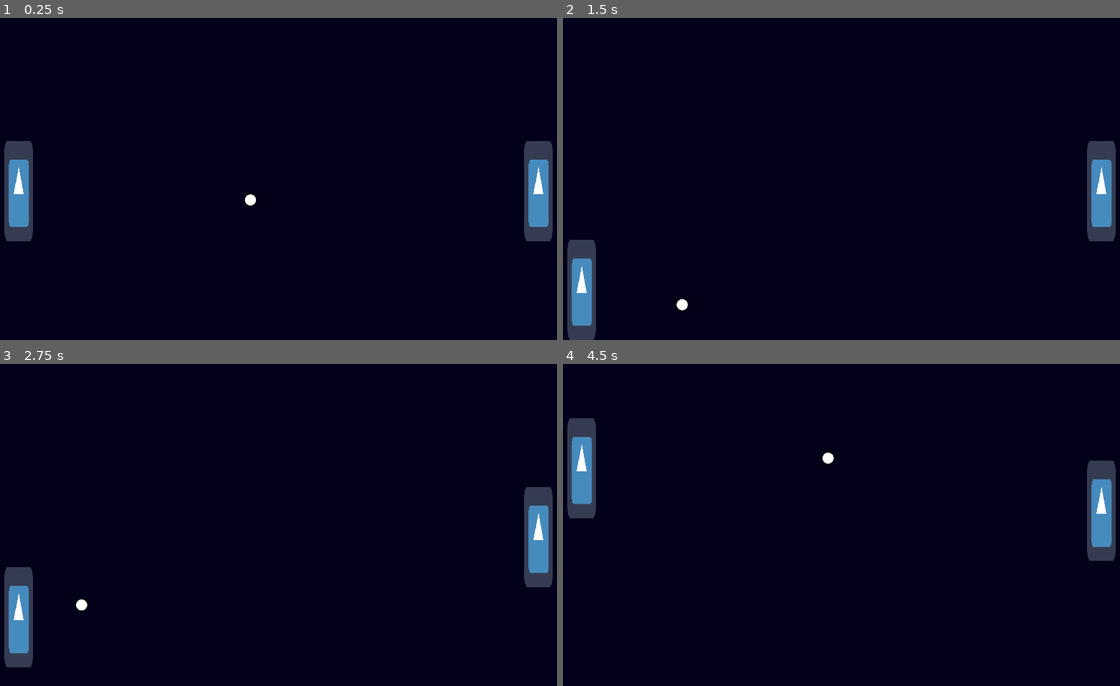
Above: before the commit, frames 1-4 (two rows, left to right).
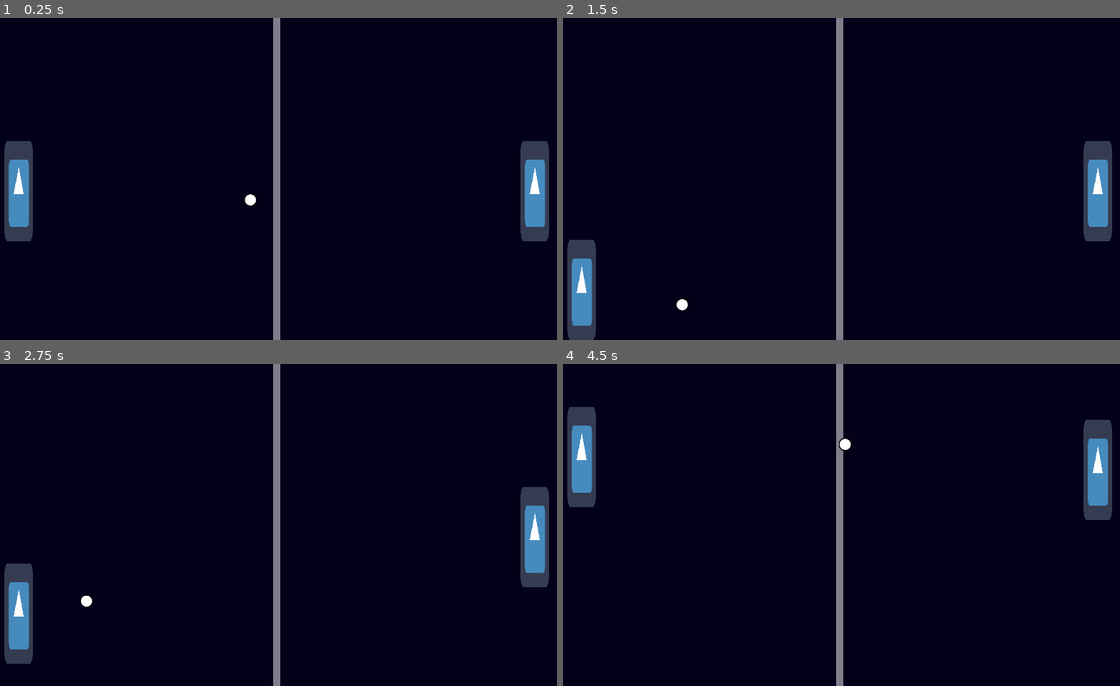
Above: after the commit, the same moments.

Repository: antronomo/GodoPong
Game: Godot game, scene res://Arena/Arena.tscn
Same seed, same stepped clock (60 frames per second), same inputs: the game is played once before the commit and once after it. The project has no main scene, so this scene is started directly. The engine's default icon, where the game draws it, is replaced by a stand-in: a white triangle on a blue panel in a dark square.
Inputs:
- Up to frame 1 (0.25 s): no input
- Up to frame 2 (1.5 s): no input
- Up to frame 3 (2.75 s): no input
- Up to frame 4 (4.5 s): no input

The runs differ from the first frame. In frame 1, 2.1% of the frame differs, in the area x 49-100%, y 0-100%; in frame 2, 2.1%; in frame 3, 2.4%; in frame 4, 4.2%, in the area x 0-100%, y 0-100%.

Commit message:
mejoras en los bots, posicionamiento de los jugadores, de la pelota y sistema de reseteo de velocidad para la misma

Diff:
--- a/Arena/Arena.gd
+++ b/Arena/Arena.gd
@@ -1,6 +1,9 @@
 extends Node
 
-onready var game_size = $ColorRect.rect_size
+onready var initial_spd : int = $Ball.spd
+onready var initial_pos_char1 : Vector2 = $Char1.position
+onready var initial_pos_char2 : Vector2 = $Char2.position
+onready var game_size : Vector2 = $ColorRect.rect_size
 
 func _ready() -> void:
 	$Ball.position = game_size / 2
@@ -15,6 +18,13 @@
 
 func body_exited(body:Node) -> void:
 	if body == $Ball:
+		if body.position.x < game_size.x /2:
+			body.initial_direction(0)
+		else:
+			body.initial_direction(1)
+		$Char1.position = initial_pos_char1
+		$Char2.position = initial_pos_char2
 		body.position = game_size / 2
+		body.spd = initial_spd
 	else:
 		body.queue_free()
--- a/Arena/Arena.tscn
+++ b/Arena/Arena.tscn
@@ -24,6 +24,13 @@
 margin_bottom = 720.0
 color = Color( 0.0156863, 0, 0.101961, 1 )
 
+[node name="Mitad" type="ColorRect" parent="."]
+margin_left = 632.0
+margin_top = -8.0
+margin_right = 648.0
+margin_bottom = 720.0
+color = Color( 1, 1, 1, 0.498039 )
+
 [node name="Wall_top" type="StaticBody2D" parent="."]
 position = Vector2( 640, -10 )
 __meta__ = {
@@ -44,14 +51,14 @@
 
 [node name="Char1" parent="." instance=ExtResource( 1 )]
 position = Vector2( 64, 320 )
-p_name = "bot"
+c_name = "bot"
 
 [node name="Char2" parent="." instance=ExtResource( 1 )]
-position = Vector2( 1224, 320 )
-p_name = "bot"
+position = Vector2( 1216, 320 )
+c_name = "bot"
 
 [node name="Ball" parent="." instance=ExtResource( 2 )]
-position = Vector2( -32, -96 )
+position = Vector2( -32, -32 )
 
 [node name="Wall_right" type="Area2D" parent="."]
 position = Vector2( -32, 360 )
@@ -61,6 +68,8 @@
 
 [node name="CollisionShape2D" type="CollisionShape2D" parent="Wall_right"]
 shape = SubResource( 3 )
+
+[node name="Position2D" type="Position2D" parent="Wall_right"]
 
 [node name="Wall_left" type="Area2D" parent="."]
 position = Vector2( 1311, 360 )
@@ -72,5 +81,7 @@
 position = Vector2( 0, -0.03125 )
 shape = SubResource( 4 )
 
+[node name="Position2D" type="Position2D" parent="Wall_left"]
+
 [connection signal="body_exited" from="Wall_right" to="." method="_on_Wall_right_body_exited"]
 [connection signal="body_exited" from="Wall_left" to="." method="_on_Wall_left_body_exited"]
--- a/Ball/Ball.gd
+++ b/Ball/Ball.gd
@@ -5,8 +5,7 @@
 
 func _ready() -> void:
 	randomize()
-	vel.x = [-1, 1] [randi() % 2]
-	vel.y = [-0.8, 0.8] [randi() % 2]
+	vel = initial_direction(randi() % 2)
 
 func movement(delta) -> void:
 	vel = vel.normalized() * spd * delta
@@ -14,6 +13,12 @@
 
 	if collision:
 		vel = vel.bounce(collision.normal)
+		spd += 10
+
+func initial_direction(come_from : int) -> Vector2:
+	vel.x = [-1, 1] [come_from]
+	vel.y = [-0.8, 0.8] [randi() % 2]
+	return vel
 
 func _physics_process(delta) -> void:
 	movement(delta)
--- a/Player/Player.gd
+++ b/Player/Player.gd
@@ -7,20 +7,13 @@
 onready var s_size = get_parent().find_node("ColorRect")
 
 export var spd : int = 500
-export var p_name : String = "none"
+export var c_name : String = "none"
 
 func _ready() -> void:
-	print(p_name)
-	if p_name == "player1" :
-		print("soy un jugador: " + p_name)
-	elif p_name == "player2" :
-		print("soy un jugador: " + p_name)
-	else :
-		print("no soy un jugador: " + p_name)
+	pass
 
 func movement(delta) -> void:
-	vel.y = Input.get_action_strength(p_name + "_down") - Input.get_action_strength(p_name + "_up")
-	#vel = vel.normalized()
+	vel.y = Input.get_action_strength(c_name + "_down") - Input.get_action_strength(c_name + "_up")
 	move_and_collide(vel * spd * delta)
 
 func bot_movement() -> void:
@@ -34,7 +27,7 @@
 	move_and_slide(vel * spd)
 
 func _physics_process(delta):
-	match p_name:
+	match c_name:
 		"player1":
 			movement(delta)
 		"player2":
--- a/Player/Player.tscn
+++ b/Player/Player.tscn
@@ -4,7 +4,7 @@
 [ext_resource path="res://icon.png" type="Texture" id=2]
 
 [sub_resource type="RectangleShape2D" id=1]
-extents = Vector2( 25, 112 )
+extents = Vector2( 24, 112 )
 
 [node name="Player" type="KinematicBody2D"]
 script = ExtResource( 1 )
@@ -15,5 +15,4 @@
 texture = ExtResource( 2 )
 
 [node name="CollisionShape2D" type="CollisionShape2D" parent="."]
-position = Vector2( -1, 0 )
 shape = SubResource( 1 )
